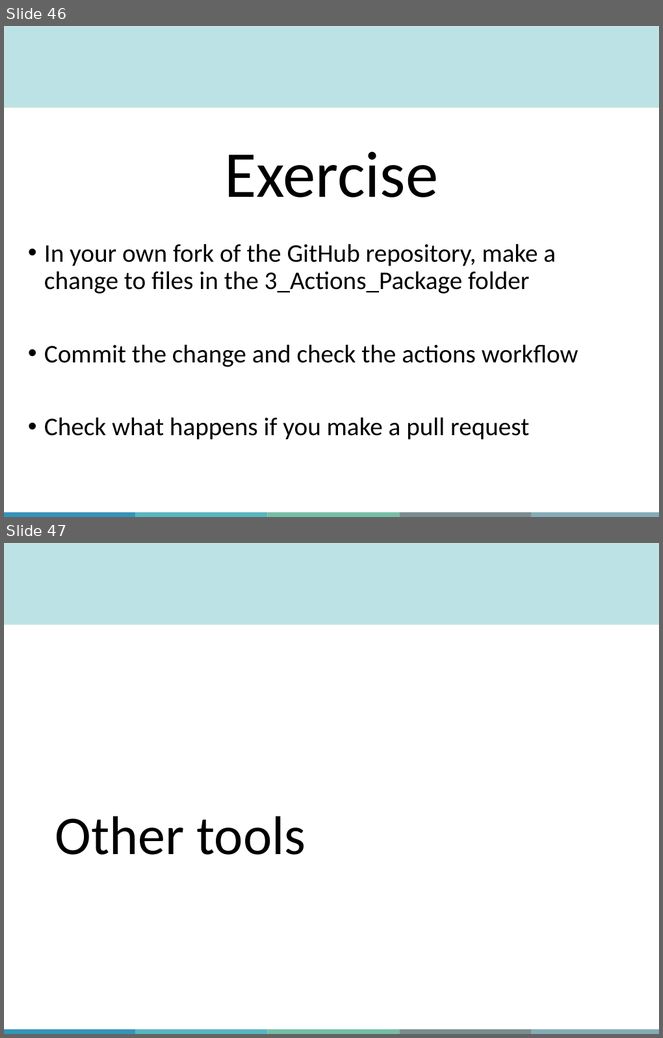
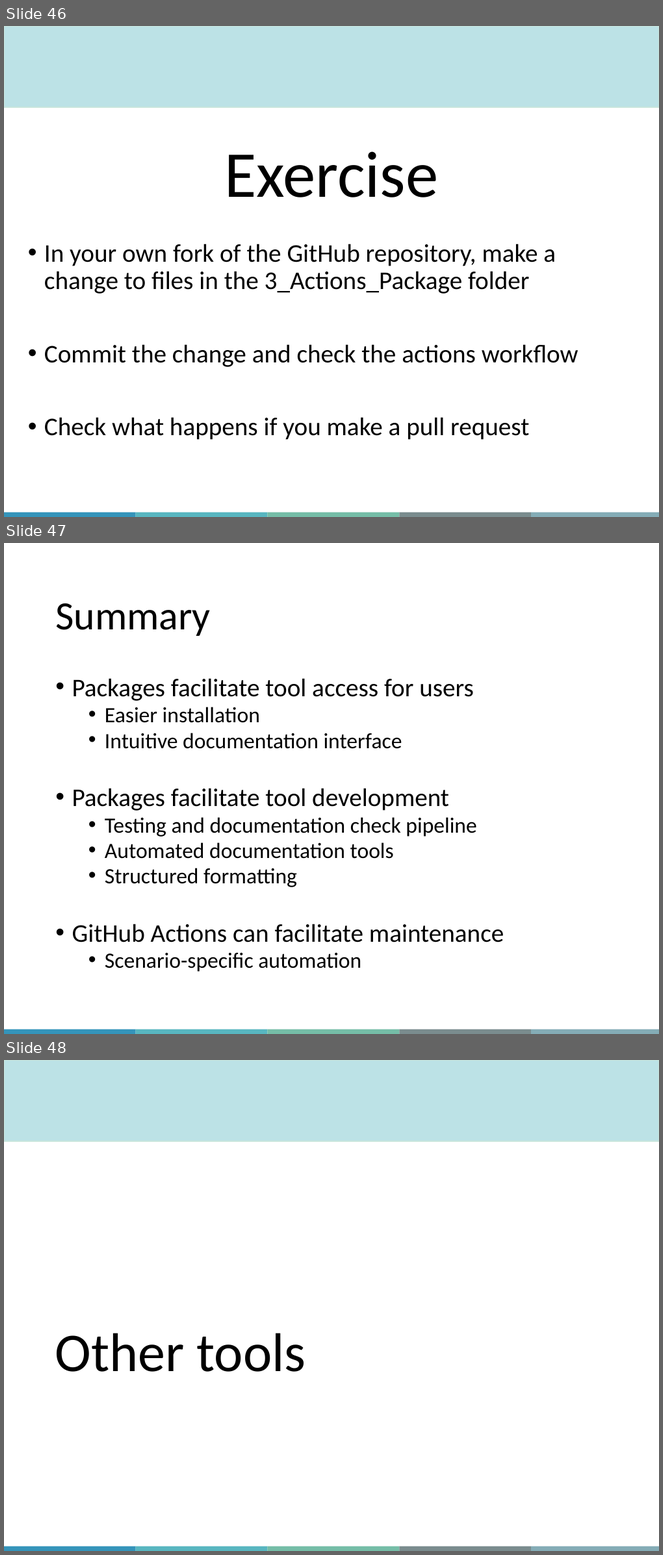
Before and after one commit to QLS-MiCM/RPackageDevelopment, a slide deck: Slides/RPackageDevelopment_Slides.pptx. Shown one above the other, each under a label of ours: slides 46 and 47 before the commit, slides 46, 47 and 48 after it. The pictures are 663x1038 and 663x1555 pixels, drawn with LibreOffice and Linux fonts; fonts in the diff are those of the drawing; background and template pictures are left out. Boxes give left, top, right and bottom in pixels: in the first picture for what was removed or moved away, otherwise in the second. Text is boxed around its words. In the diff, an @@ line names an element or a change of style, - is before the commit and + after.

```diff
--- a/Slides/RPackageDevelopment_Slides.pptx
+++ b/Slides/RPackageDevelopment_Slides.pptx
@@ slide 47 added at (x1=4, y1=543, x2=659, y2=1034), background #FFFFFF; not listed: 5 template elements that a slide beside it also shows @@
@@ title added at (x1=55, y1=603, x2=210, y2=636), 44 pt, text #000000 @@
+Summary
@@ text added at (x1=72, y1=678, x2=504, y2=972), 24 pt, text #000000 @@
+• Packages facilitate tool access for users
+  • Easier installation
+  • Intuitive documentation interface
+• Packages facilitate tool development
+  • Testing and documentation check pipeline
+  • Automated documentation tools
+  • Structured formatting
+• GitHub Actions can facilitate maintenance
+  • Scenario-specific automation
@@ what was slide 47 is now slide 48 @@
```
Also in this commit, not shown: 3 slides changed, 1 other file.
